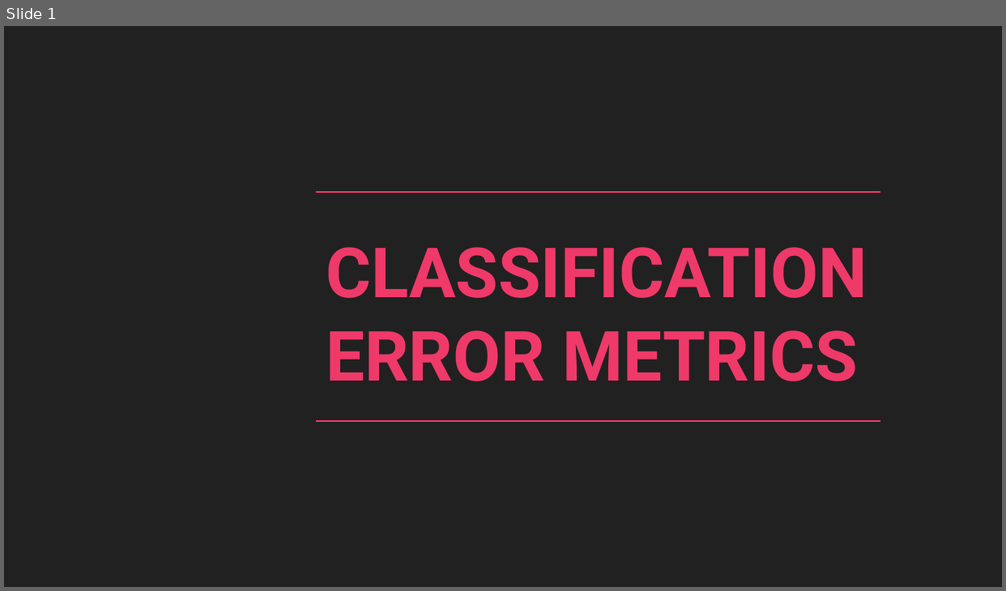
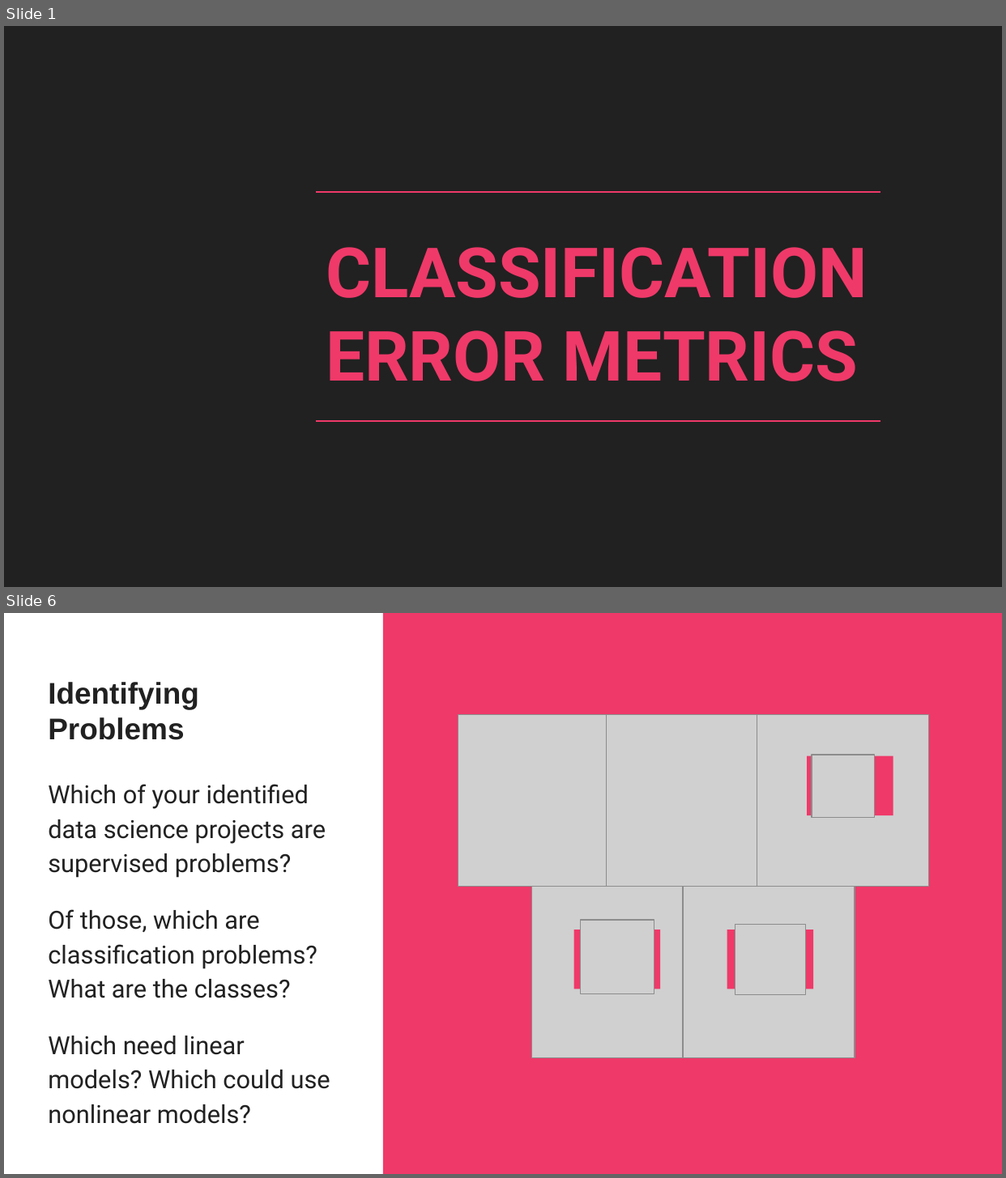
Before and after one commit to javediahmed/misc, a slide deck: Classification_Error_Metrics.pptx. Shown one above the other, each under a label of ours: slide 1 before the commit, slides 1 and 6 after it; the slides between them are not shown. The pictures are 1006x591 and 1006x1178 pixels, drawn with LibreOffice and Linux fonts; fonts in the diff are those of the drawing; grey boxes stand for pictures; background and template pictures are left out. Boxes give left, top, right and bottom in pixels: in the first picture for what was removed or moved away, otherwise in the second. Text is boxed around its words. In the diff, an @@ line names an element or a change of style, - is before the commit and + after.

```diff
--- a/Classification_Error_Metrics.pptx
+++ b/Classification_Error_Metrics.pptx
@@ slide 6 added at [4, 613, 1002, 1174], background #FFFFFF @@
@@ rectangle added at [383, 613, 1002, 1174], fill #EF3969 @@
@@ title added at [48, 682, 199, 740], 21.6 pt, text #212121, bold @@
+Identifying Problems
@@ picture added at [458, 715, 629, 887] @@
@@ picture added at [606, 715, 778, 887] @@
@@ picture added at [756, 715, 928, 887] @@
@@ rectangle added at [807, 756, 893, 815], fill #EF3969 @@
@@ picture added at [812, 755, 874, 818] @@
@@ text added at [48, 784, 330, 1124], 18 pt, text #212121 @@
+Which of your identified data science projects are supervised problems?
+Of those, which are classification problems? What are the classes?
+Which need linear models? Which could use nonlinear models?
@@ picture added at [532, 887, 704, 1058] @@
@@ picture added at [683, 887, 854, 1058] @@
@@ picture added at [580, 920, 654, 995] @@
@@ picture added at [735, 924, 807, 995] @@
@@ rectangle added at [573, 930, 661, 989], fill #EF3969 @@
@@ rectangle added at [727, 930, 814, 989], fill #EF3969 @@
```
Also in this commit, not shown: 1 slide changed, 18 other slides added, 1 slide removed.
